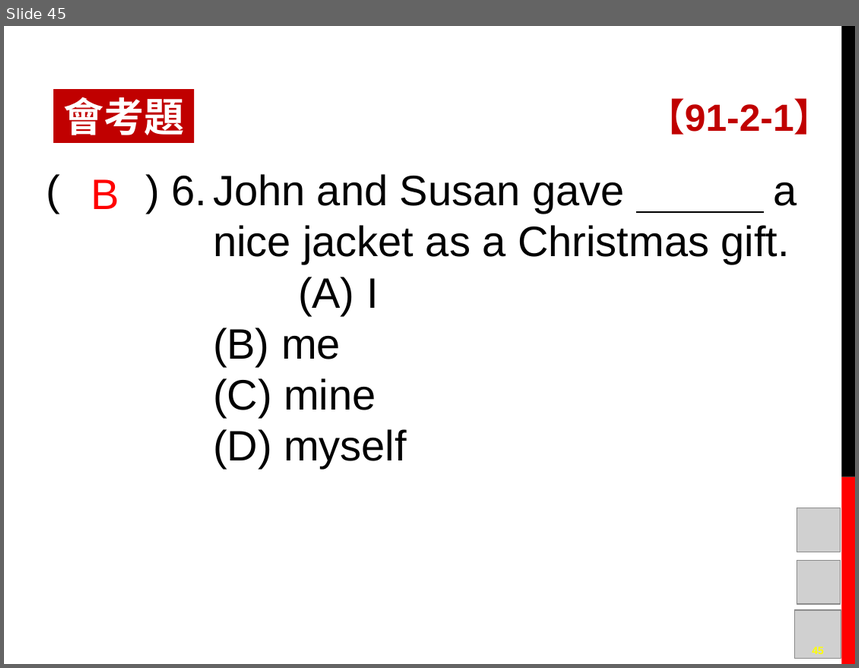
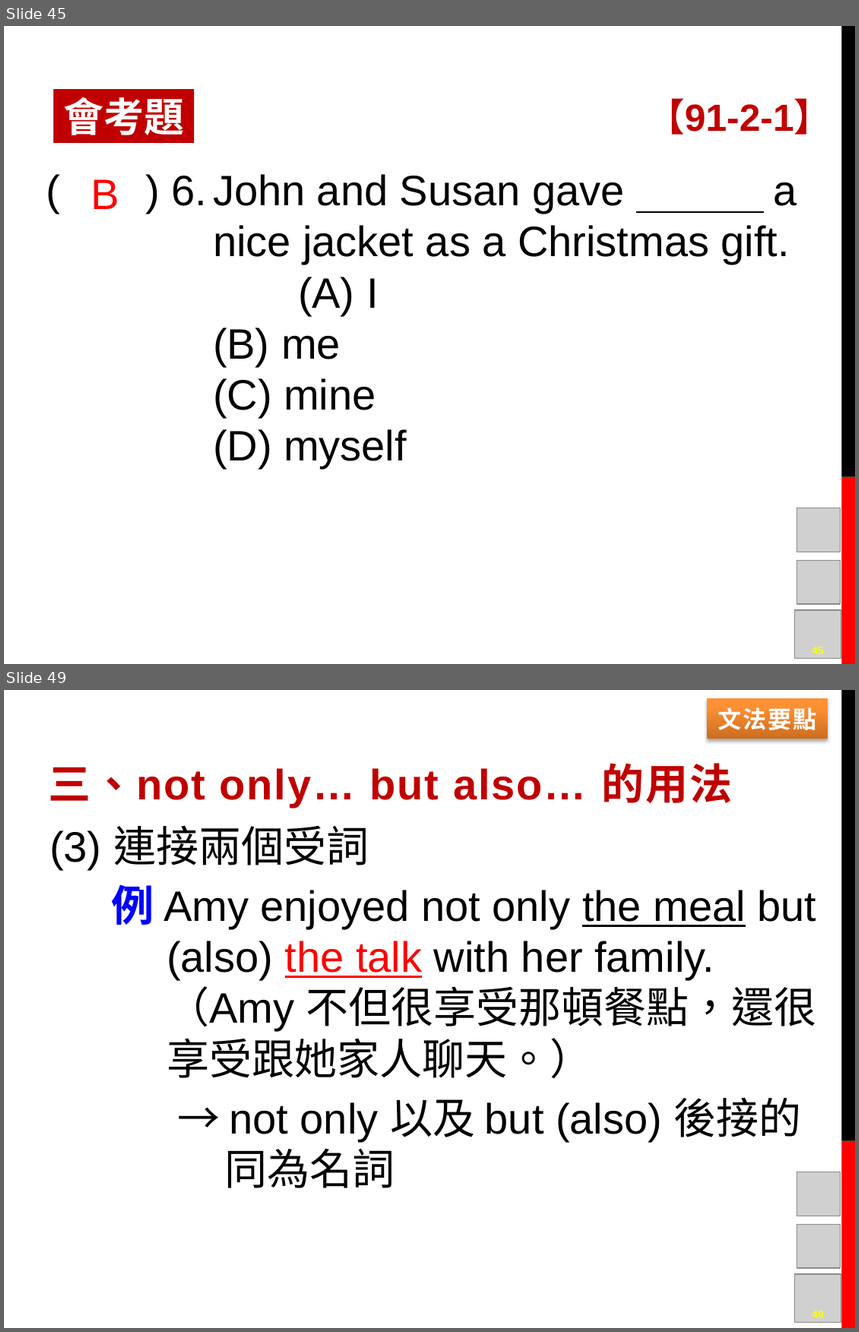
Before and after one commit to mousterchung/backup_data_from_desktop, a slide deck: school/junior_high_school/original_class/英語/八下講義/英語講義L05.pptx. Shown one above the other, each under a label of ours: slide 45 before the commit, slides 45 and 49 after it; the slides between them are not shown. The pictures are 859x668 and 859x1332 pixels, drawn with LibreOffice and Linux fonts; fonts in the diff are those of the drawing; grey boxes stand for pictures; background and template pictures are left out. Boxes give left, top, right and bottom in pixels: in the first picture for what was removed or moved away, otherwise in the second. Text is boxed around its words. In the diff, an @@ line names an element or a change of style, - is before the commit and + after.

```diff
--- a/school/junior_high_school/original_class/英語/八下講義/英語講義L05.pptx
+++ b/school/junior_high_school/original_class/英語/八下講義/英語講義L05.pptx
@@ slide 49 added at <box>4,690,855,1328</box>, background #FFFFFF; not listed: 2 template elements that a slide beside it also shows @@
@@ rectangle added at <box>707,698,828,739</box>, fill gradient #CC6E20 to #FF9034 to #FF9136, 20 pt, text #FFFFFF, bold @@
+文法要點
@@ text added at <box>48,763,733,807</box>, 36 pt, text #C00000, bold @@
+三、not only… but also… 的用法
@@ text added at <box>50,825,817,1189</box>, 36 pt, text #000000 @@
+(3) 連接兩個受詞
+例 Amy enjoyed not only the meal but (also) the talk with her family.
+（Amy 不但很享受那頓餐點，還很享受跟她家人聊天。）
+→ not only 以及 but (also) 後接的同為名詞
@@ picture added at <box>797,1173,841,1216</box> @@
@@ picture added at <box>797,1224,840,1268</box> @@
@@ picture added at <box>794,1274,842,1323</box> @@
@@ page number added at <box>812,1311,824,1319</box>, 9 pt, text #FFFF00, bold @@
+49
```
Also in this commit, not shown: 30 other slides added.
